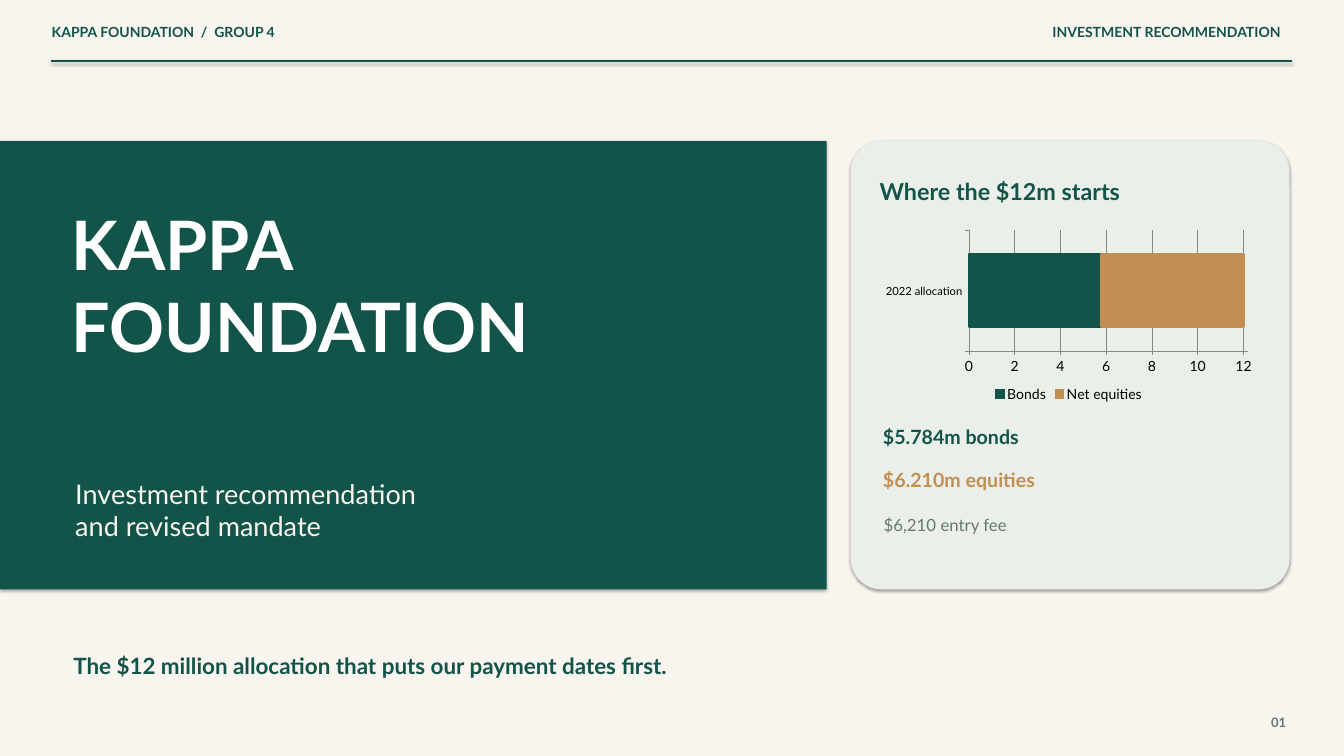
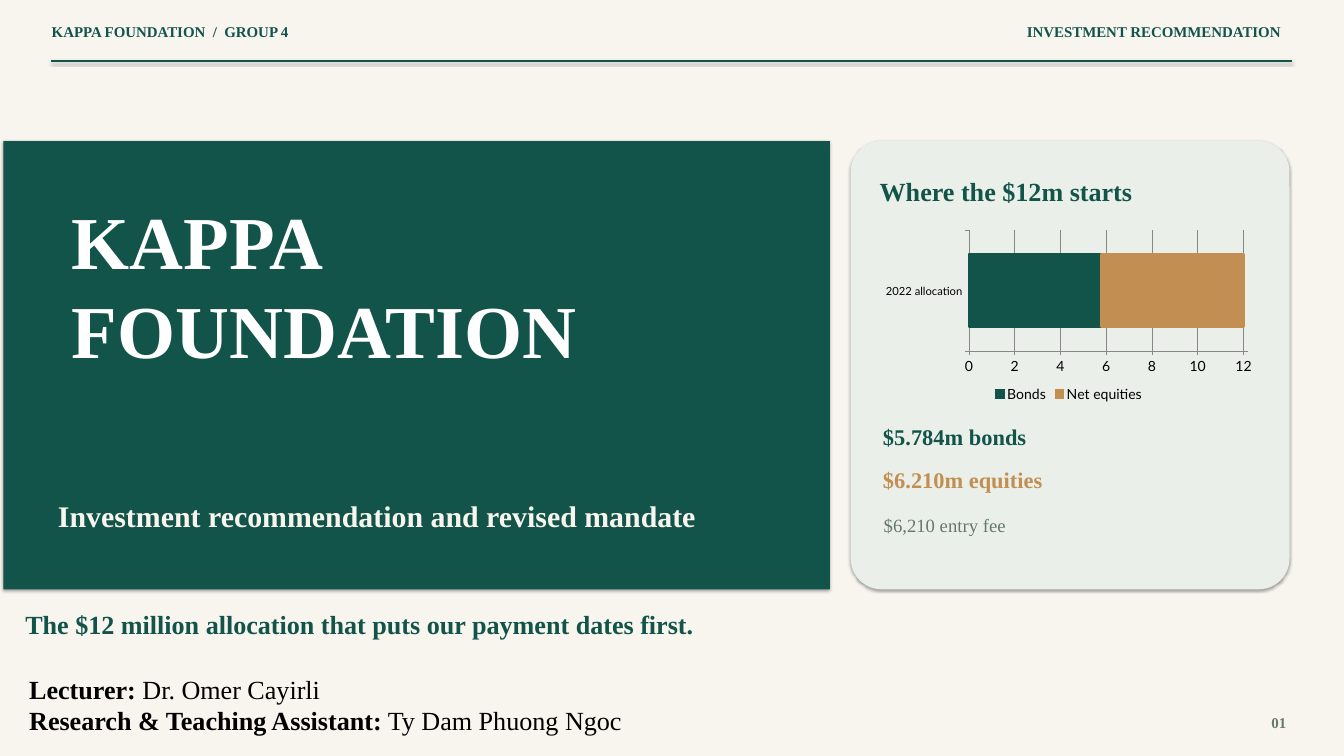
Before and after one commit to lucasnguynn/BFIN-Assignment, a slide deck: slide 1 of Final Submission/Presentation.pptx. Drawn at 1344x756 pixels with LibreOffice and Linux fonts; fonts in the diff are those of the drawing. Boxes give left, top, right and bottom in pixels: in the first picture for what was removed or moved away, otherwise in the second. Text is boxed around its words. In the diff, an @@ line names an element or a change of style, - is before the commit and + after.

```diff
--- a/Final Submission/Presentation.pptx
+++ b/Final Submission/Presentation.pptx
@@ text "KAPPA FOUNDATION / GROUP 4" at [52,27,288,37]: size 15 to 16 pt, font Lato to Times New Roman @@
@@ text "INVESTMENT RECOMMENDATION" at [1027,27,1280,38]: size 15 to 16 pt, font Lato to Times New Roman @@
@@ text "Where the $12m starts" at [880,182,1132,203]: size 25 to 28 pt, font Lato to Times New Roman @@
@@ text "KAPPA" at [72,219,576,359]: size 73 to 80 pt, font Lato to Times New Roman @@
@@ text "$5.784m bonds" at [883,428,1026,447]: size 21 to 24 pt, font Lato to Times New Roman @@
@@ text "$6.210m equities" at [883,472,1042,493]: size 21 to 24 pt, font Lato to Times New Roman @@
@@ text at [58,506,695,528]: text changed; size 29 to 32 pt; font Lato to Times New Roman; bold on @@
-Investment recommendation
-and revised mandate
+Investment recommendation and revised mandate
@@ text "$6,210 entry fee" at [884,518,1006,536]: size 18 to 20 pt, font Lato to Times New Roman @@
@@ text "The $12 million allocation that ...": place and size @@
-text "The $12 million allocation that ..." at [73,655,667,678]
+text "The $12 million allocation that ..." at [25,615,693,640]
@@ text "The $12 million allocation that ..." at [25,615,693,640]: size 24 to 28 pt, font Lato to Times New Roman @@
@@ text added at [29,681,622,736], 28 pt, text #000000, bold @@
+Lecturer: Dr. Omer Cayirli
+Research & Teaching Assistant: Ty Dam Phuong Ngoc
```
Also in this commit, not shown: 16 other slides changed, 1 other file.
